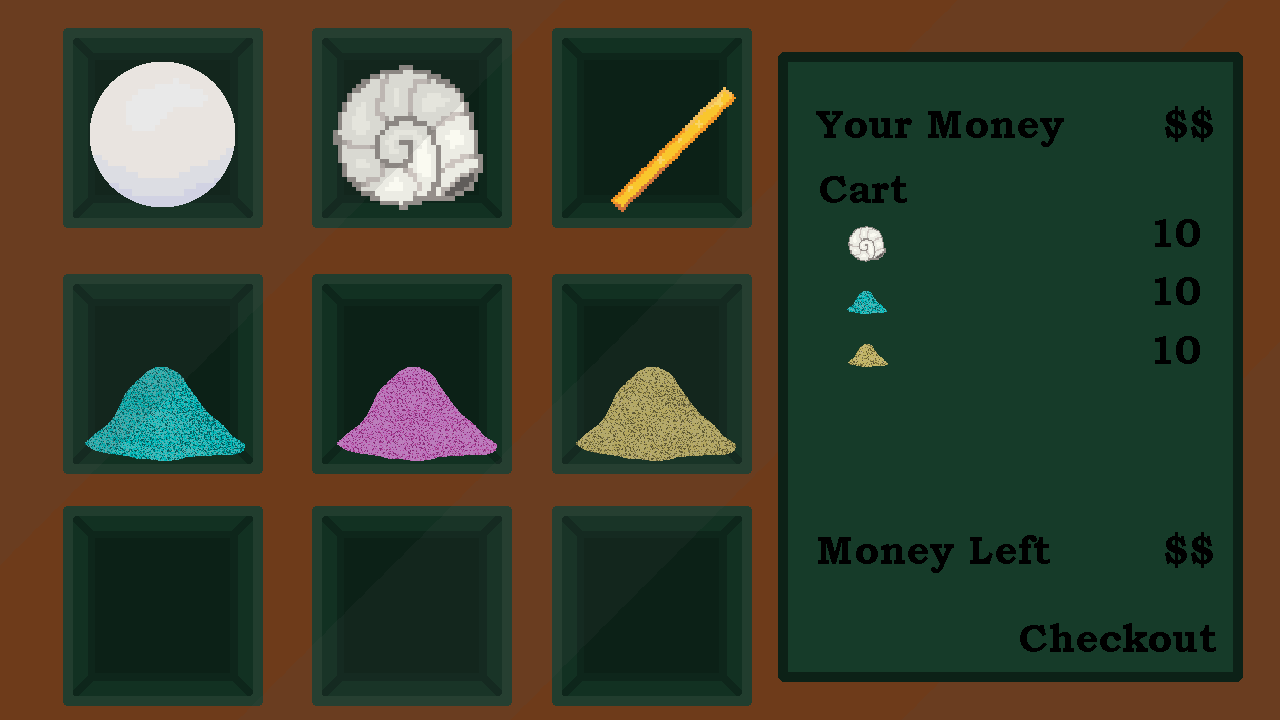
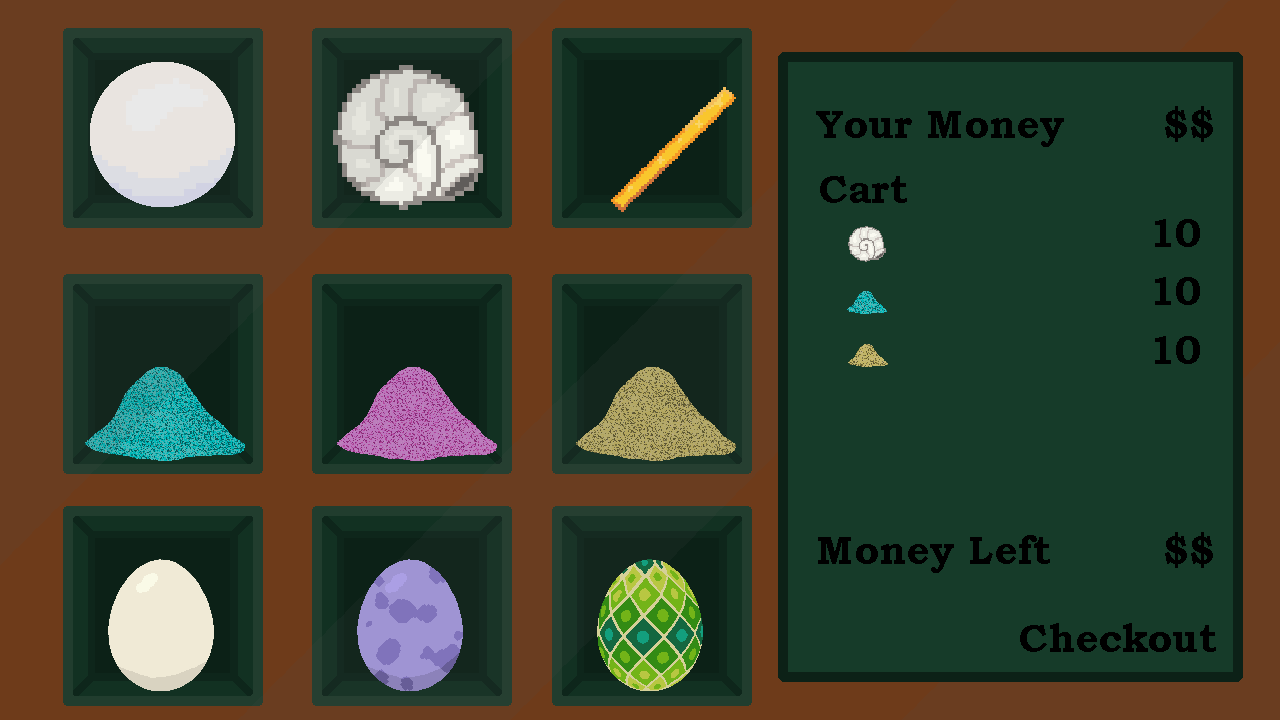
The second 1280×720 image is a revision of the first. Changes to its layers:
added layer "Goed_Egg copy" above "Special_Egg copy" over (597, 559, 703, 691)
added layer "Special_Egg copy" above "Basic_Egg copy" over (357, 559, 463, 691)
added layer "Basic_Egg copy" above "Shop_Menu_Bar" over (108, 559, 214, 691)
